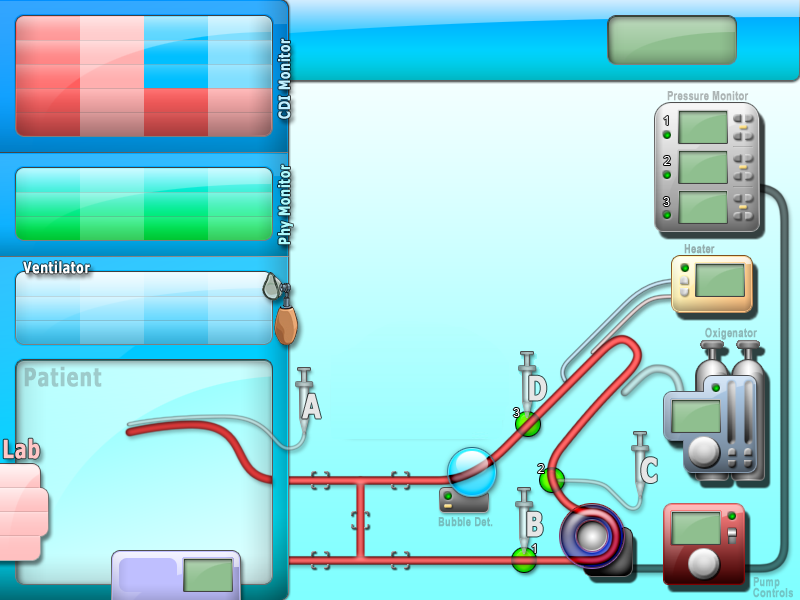
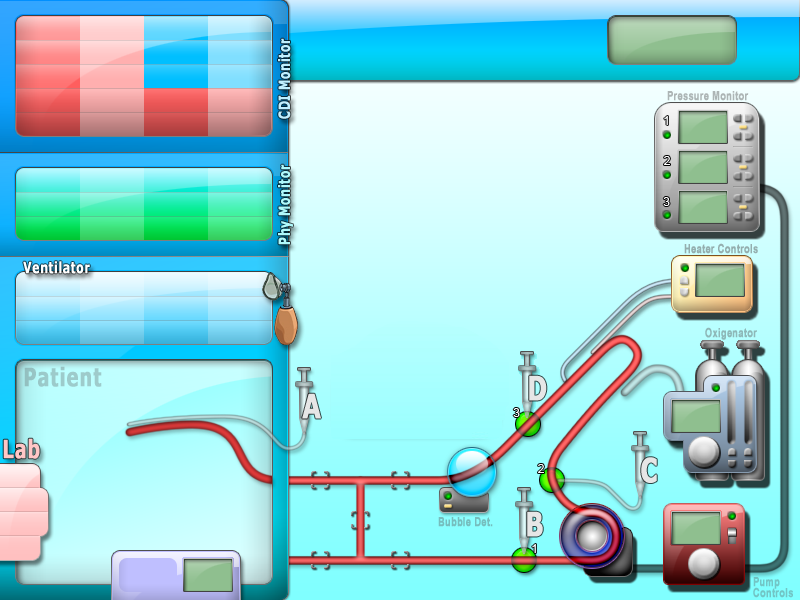
The second 800x600 image is a revision of the first. Changes to its layers:
renamed "Heater" to "Heater Controls", painted on it over [718,243,758,254]
